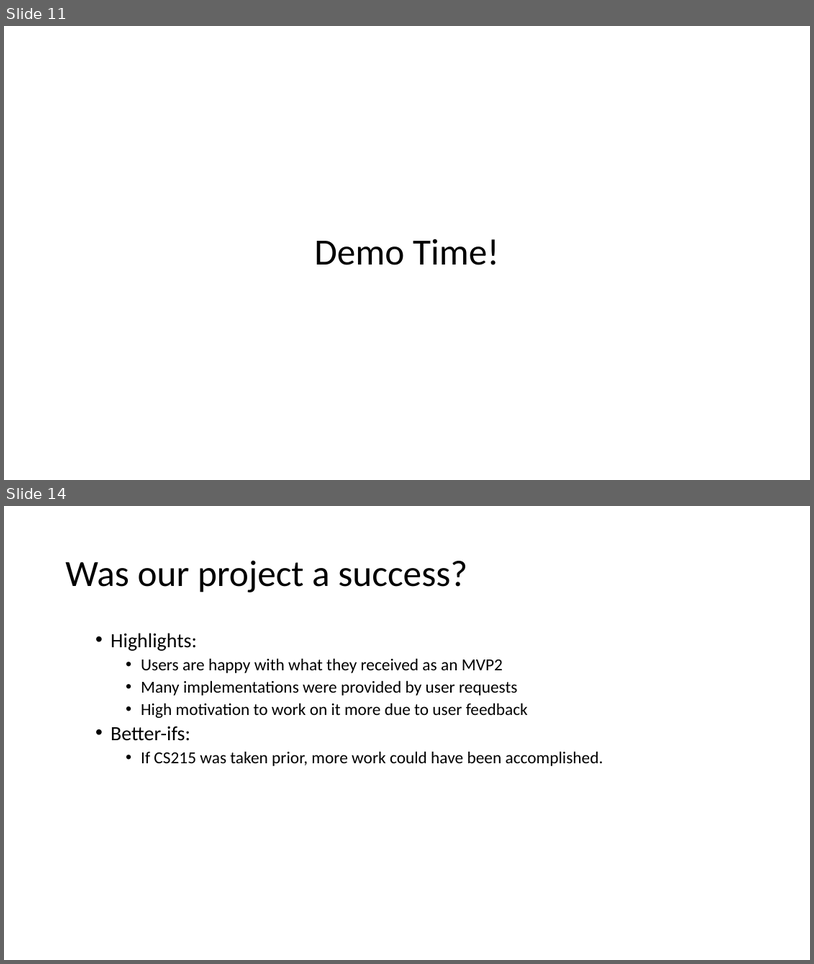
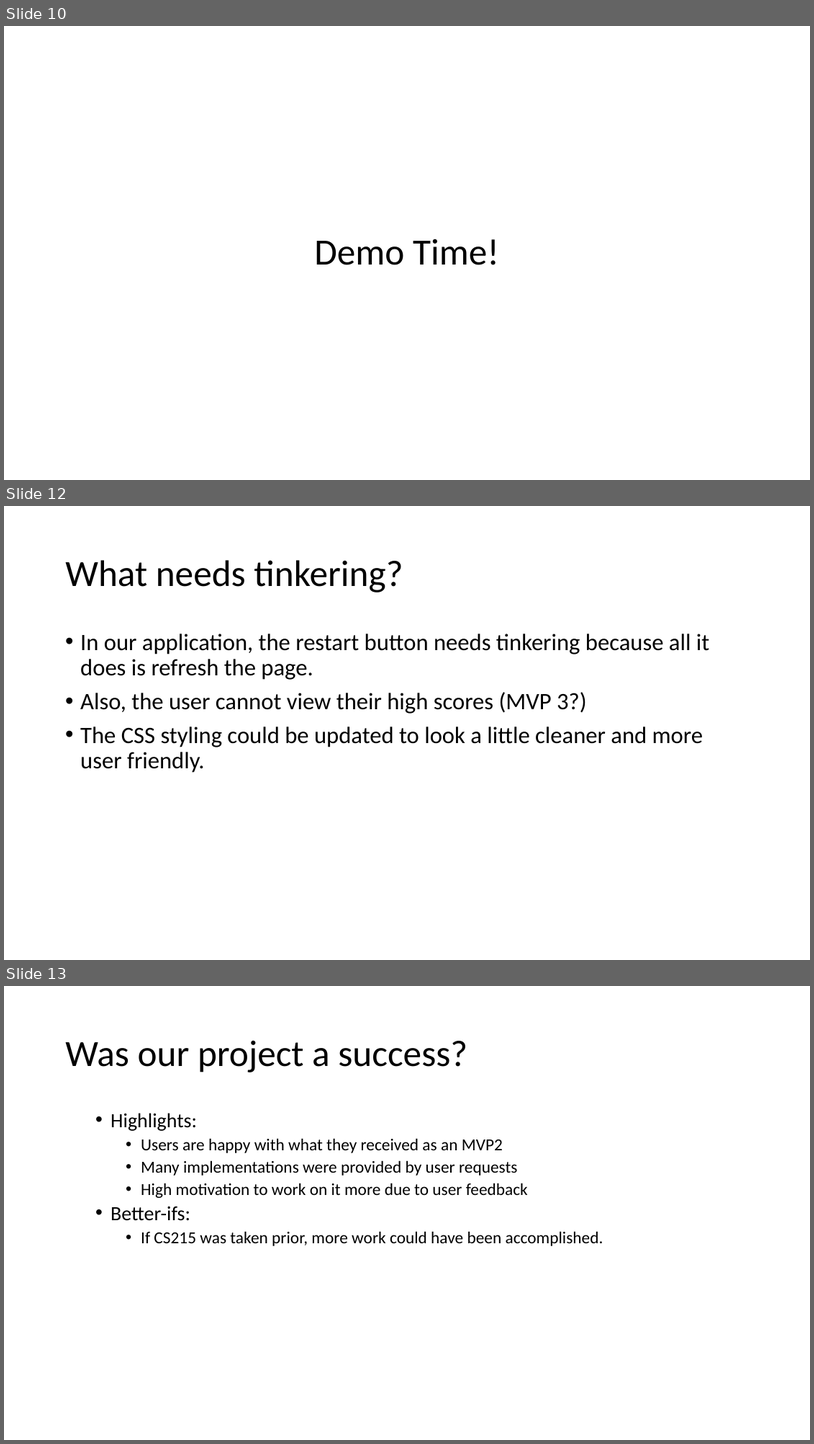
Before and after one commit to Jacobchapman99/ENSE-374-Group07-Project, a slide deck: Milestone4/Milestone 4.ppt. Shown one above the other, each under a label of ours: slides 11 and 14 before the commit, slides 10, 12 and 13 after it; the slides between them are not shown. The pictures are 814x964 and 814x1444 pixels, drawn with LibreOffice and Linux fonts; fonts in the diff are those of the drawing. Boxes give left, top, right and bottom in pixels: in the first picture for what was removed or moved away, otherwise in the second. Text is boxed around its words. In the diff, an @@ line names an element or a change of style, - is before the commit and + after.

```diff
--- a/Milestone4/Milestone 4.ppt
+++ b/Milestone4/Milestone 4.ppt
@@ slide 12 added at [4,506,810,960], background #FFFFFF @@
@@ title added at [65,560,403,592], 44 pt, text #000000 @@
+What needs tinkering?
@@ text added at [80,633,710,772], 28 pt, text #000000 @@
+• In our application, the restart button needs tinkering because all it does is refresh the page.
+• Also, the user cannot view their high scores (MVP 3?)
+• The CSS styling could be updated to look a little cleaner and more user friendly.
@@ what was slide 11 is now slide 10 @@
@@ what was slide 14 is now slide 13 @@
```
Also in this commit, not shown: 3 slides changed, 2 slides removed.
